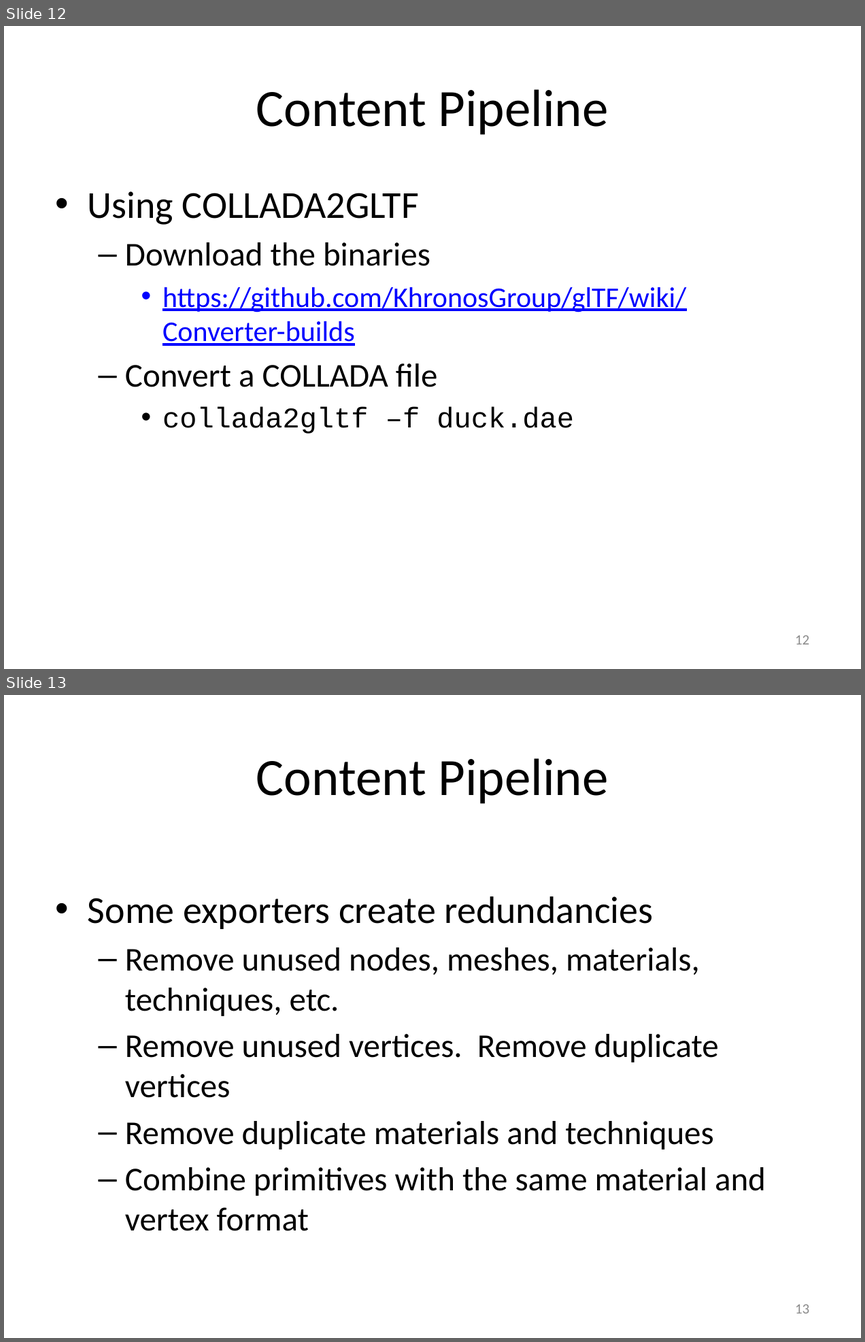
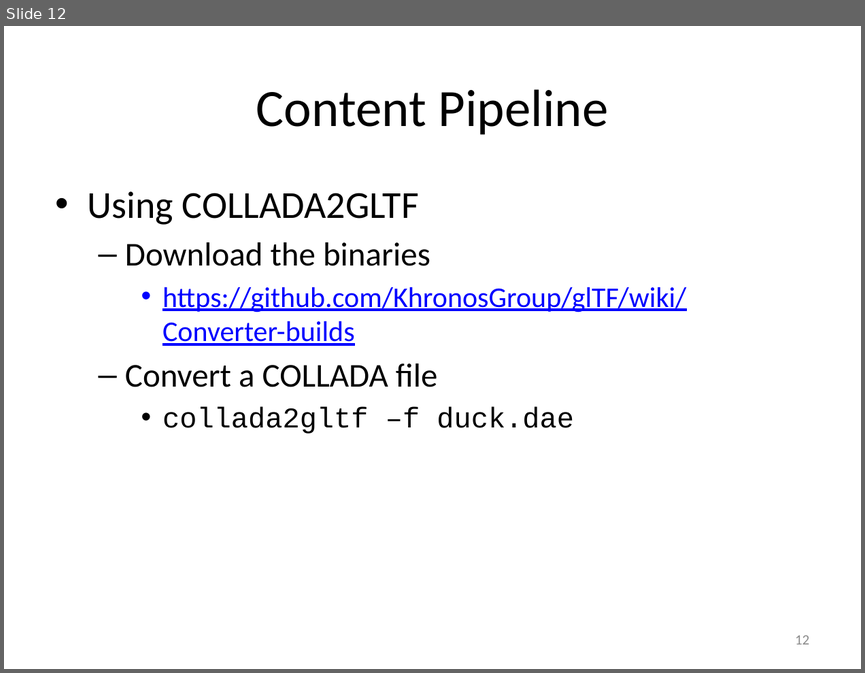
Before and after one commit to pjcozzi/Articles, a slide deck: WebGLContentPipeline/WebGLContentPipelineWithglTF.pptx. Shown one above the other, each under a label of ours: slides 12 and 13 before the commit, slide 12 after it. The pictures are 865x1342 and 865x673 pixels, drawn with LibreOffice and Linux fonts; fonts in the diff are those of the drawing. Boxes give left, top, right and bottom in pixels: in the first picture for what was removed or moved away, otherwise in the second. Text is boxed around its words. In the diff, an @@ line names an element or a change of style, - is before the commit and + after.

```diff
--- a/WebGLContentPipeline/WebGLContentPipelineWithglTF.pptx
+++ b/WebGLContentPipeline/WebGLContentPipelineWithglTF.pptx
@@ slide 13 removed at box(4, 695, 861, 1338), background #FFFFFF @@
@@ title removed at box(256, 758, 608, 804) @@
-Content Pipeline
@@ text removed at box(88, 896, 766, 1231) @@
-• Some exporters create redundancies
-  – Remove unused nodes, meshes, materials, techniques, etc.
-  – Remove unused vertices. Remove duplicate vertices
-  – Remove duplicate materials and techniques
-  – Combine primitives with the same material and vertex format
@@ page number removed at box(795, 1304, 809, 1313) @@
-13
```
Also in this commit, not shown: 5 slides changed, 1 other slide removed, 1 other file.
